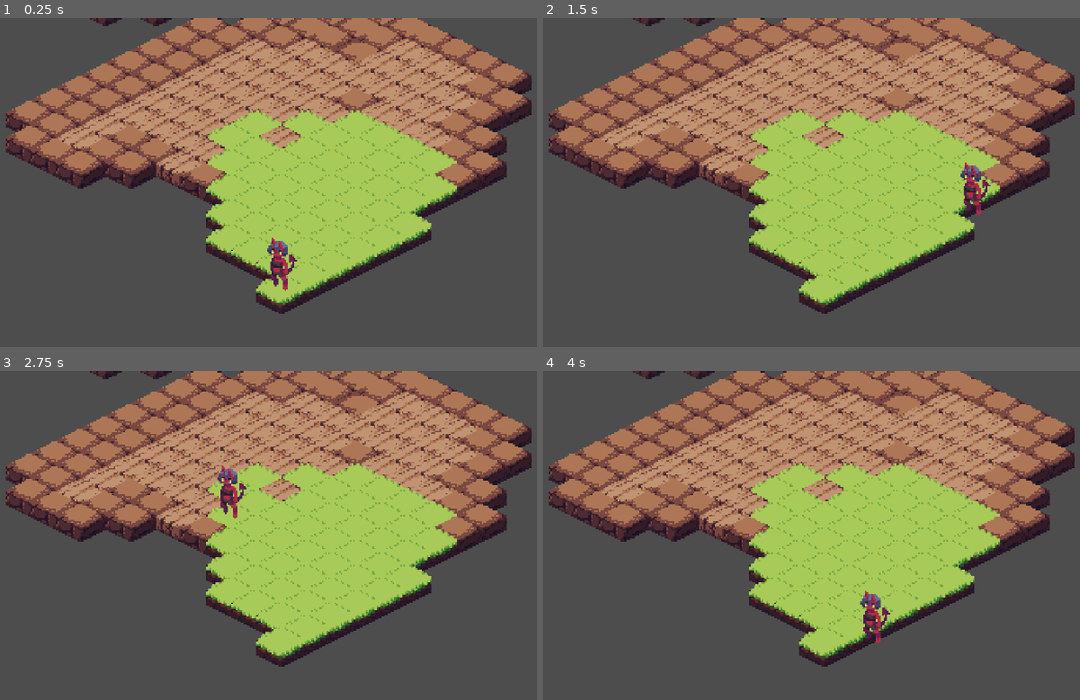
Above: before the commit, frames 1-4 (two rows, left to right).
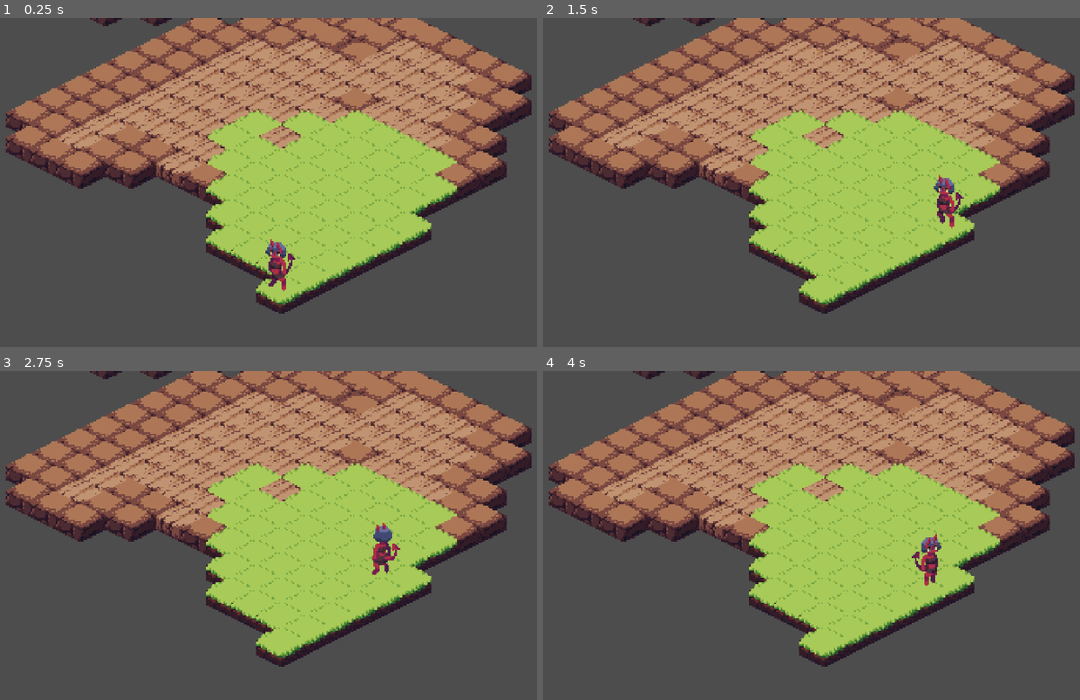
Above: after the commit, the same moments.

Repository: amdevcic/mashup-jam
Game: Godot game, scene res://Scenes/level.tscn
The game is run twice, just before and just after one commit, with the same random seed, the same clock (stepped at 60 frames per second) and the same inputs.
Inputs (mouse positions are in pixels of both pictures, inside the frame that each line leads up to):
- Up to frame 1 (0.25 s): no input
- Up to frame 2 (1.5 s): move the mouse to (977, 198) at 0.52 s; click (977, 198) at 0.67 s; move the mouse to (677, 238) at 1.27 s; click (677, 238) at 1.42 s
- Up to frame 3 (2.75 s): move the mouse to (349, 482) at 2.02 s; click (349, 482) at 2.17 s
- Up to frame 4 (4 s): move the mouse to (784, 653) at 2.77 s; click (784, 653) at 2.92 s; move the mouse to (1037, 634) at 3.52 s; click (1037, 634) at 3.67 s

The runs differ from the first frame. In frame 1, 0.4% of the frame differs, in the area x 49-56%, y 66-84%; in frame 2, 0.9%, in the area x 72-84%, y 43-64%; in frame 3, 0.9%; in frame 4, 0.9%.

Commit message:
add finished walk cycle and anims

Diff:
--- a/Scenes/demon.gd
+++ b/Scenes/demon.gd
@@ -1,9 +1,19 @@
 extends Node2D
 
 @onready var ground: Ground = $"../Ground"
+@onready var sprite: AnimatedSprite2D = $AnimatedSprite2D
+
+var directions: Dictionary = { #distance of each movement
+	"UL": Vector2i(-16, -8),
+	"UR": Vector2i(16, -8),
+	"DL": Vector2i(-16, 8),
+	"DR": Vector2i(16, 8),
+	}
+
 
 # Called when the node enters the scene tree for the first time.
 func _ready() -> void:
+	sprite.play("idle_DL")
 	pass # Replace with function body.
 
 
@@ -16,28 +26,50 @@
 	return position
 
 func move(path: Array):
+	var newPos
 	for i in range (path.size() - 1):
-		position += Vector2(moveDir(path[i], path[i+1]))
-		await get_tree().create_timer(0.1).timeout
+		newPos = position + Vector2(directions[
+									(moveDir(path[i], path[i+1]))
+									])
 
-func moveDir(point1: Vector2i, point2: Vector2i) -> Vector2i:
+		match moveDir(path[i], path[i+1]): #play anim
+			"UL":
+				sprite.play("walk_UL")
+			"UR":
+				sprite.play("walk_UR")
+			"DL":
+				sprite.play("walk_DL")
+			"DR":
+				sprite.play("walk_DR")
+
+		while position != newPos:
+			global_position = global_position.move_toward(newPos, 2)
+			await get_tree().create_timer(0.01).timeout
+
+	match sprite.get_animation():
+		"walk_UL":
+			sprite.play("idle_UL")
+		"walk_UR":
+			sprite.play("idle_UR")
+		"walk_DL":
+			sprite.play("idle_DL")
+		"walk_DR":
+			sprite.play("idle_DR")
+
+func moveDir(point1: Vector2i, point2: Vector2i) -> String:
 	var diffX = point2.x - point1.x
 	var diffY = point2.y - point1.y
 
 	var movementDir: Vector2i
+	var dir: String
 
 	if diffX > 0 and diffY == 0:
-		movementDir.x = 16
-		movementDir.y = -8
+		dir = "UR"
 	if diffX < 0 and diffY == 0:
-		movementDir.x = -16
-		movementDir.y = 8
+		dir = "DL"
 	if diffX == 0 and diffY > 0:
-		movementDir.x = 16
-		movementDir.y = 8
+		dir = "DR"
 	if diffX == 0 and diffY < 0:
-		movementDir.x = -16
-		movementDir.y = -8
+		dir = "UL"
 
-
-	return movementDir
+	return dir
--- a/Scenes/level.tscn
+++ b/Scenes/level.tscn
@@ -463,16 +463,16 @@
 script = ExtResource("2_wdjbe")
 
 [node name="Demon" type="Node2D" parent="."]
-position = Vector2(593, 265)
+position = Vector2(591, 267)
 script = ExtResource("3_im6ka")
 
 [node name="NavigationAgent2D" type="NavigationAgent2D" parent="Demon"]
 
 [node name="AnimatedSprite2D" type="AnimatedSprite2D" parent="Demon"]
-position = Vector2(-1, -16)
+position = Vector2(0, -18)
 sprite_frames = SubResource("SpriteFrames_fwqsd")
 animation = &"walk_DL"
-frame_progress = 0.62781
+frame_progress = 0.758983
 
 [node name="Camera2D" type="Camera2D" parent="."]
 position = Vector2(589, 220)
